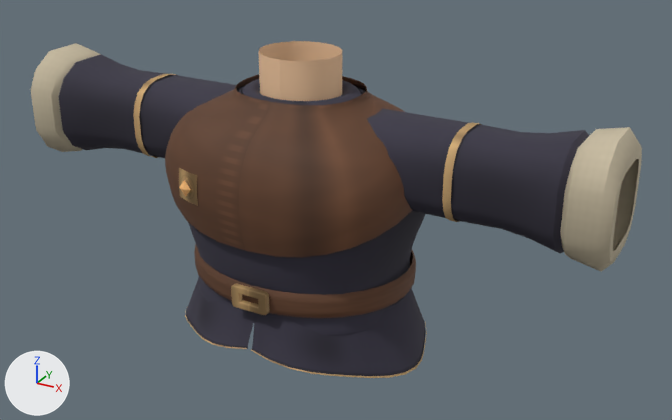
Before and after pictures for a commit that changed the glTF model src/assets/models/wardrobe/classes/modular/traje_picaro_forja.glb.
The view is the same before and after, from a 50 mm lens placed at (1.135, -1.888, 1.883), pointed at (0.083, 0.025, 0.926). The axes (+X, +Y, +Z) are drawn at lower left. The lights are the same throughout. The first picture is the older version. Vertices at exactly the same position are counted once.

In view in the first picture: 'medieval-sleeve-l', 'medieval-sleeve-r', 'medieval-tunic', 'suit-upperarm-l' and 1 more.
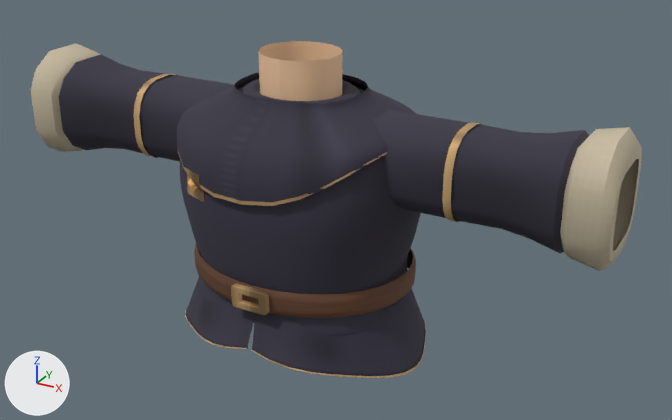
Where the change shows, as pixel boxes (x1, y1, x2, y2) in the pictures (672 x 420 px; the box of a moved part takes in the faces that stretch with it):
'medieval-tunic', reshaped
    before: (165, 41, 427, 378)
    after: (177, 41, 427, 378)
part 1 of me_medieval_tunic, moved or reshaped
    before: (179, 180, 191, 197)
    after: (187, 178, 197, 192)
part 2 of me_medieval_tunic, rebuilt (26% shorter)
    before: (165, 75, 413, 258)
    after: (177, 72, 416, 207)
part 3 of me_medieval_tunic, rebuilt (10% wider)
    before: (179, 168, 198, 206)
    after: (183, 166, 204, 202)
part 4 of me_medieval_tunic, added
    after: (178, 152, 387, 206)
part 5 of me_medieval_tunic, moved or reshaped
    before: (188, 87, 255, 320)
    after: (180, 87, 255, 320)
part 6 of me_medieval_tunic, moved or reshaped
    before: (249, 87, 426, 335)
    after: (245, 87, 421, 335)

The edits, one by one:
me_medieval_tunic is used by ob_medieval_tunic; location (0.0, 0.0, 0.0).
me_medieval_tunic had 2820 vertices, 5008 faces and spanned x -0.35..0.35, y -0.285..0.271, z 0.57..1.335.
me_medieval_tunic now has 2787 vertices, 4880 faces and spans x -0.35..0.35, y -0.276..0.269, z 0.57..1.335.
me_medieval_tunic part 1: the loose piece of 6 vertices spanning x -0.177..-0.143, y -0.282..-0.265, z 1.023..1.067 is moved by (0.0, 0.031, 0.0).
me_medieval_tunic part 2: the loose piece of 528 vertices spanning x -0.347..0.347, y -0.285..0.271, z 0.915..1.245 is rebuilt with 396 vertices and now spans x -0.302..0.302, y -0.276..0.241, z 1.035..1.25, in mat_tunic.
me_medieval_tunic part 3: the loose piece of 72 vertices spanning x -0.195..-0.125, y -0.274..-0.247, z 1.008..1.082 is rebuilt with 72 vertices and now spans x -0.195..-0.125, y -0.262..-0.214, z 1.008..1.082.
me_medieval_tunic part 4: a new loose piece of 99 vertices spanning x -0.302..0.302, y -0.275..0.241, z 1.037..1.159, in mat_tunictrim.
me_medieval_tunic part 5: 262 vertices moved from x -0.335..-0.069, y -0.257..0.257, z 0.728..1.207 to x -0.311..-0.067, y -0.257..0.257, z 0.728..1.207.
me_medieval_tunic part 6: 262 vertices moved from x 0.069..0.335, y -0.257..0.257, z 0.728..1.207 to x 0.067..0.311, y -0.257..0.257, z 0.728..1.207.
